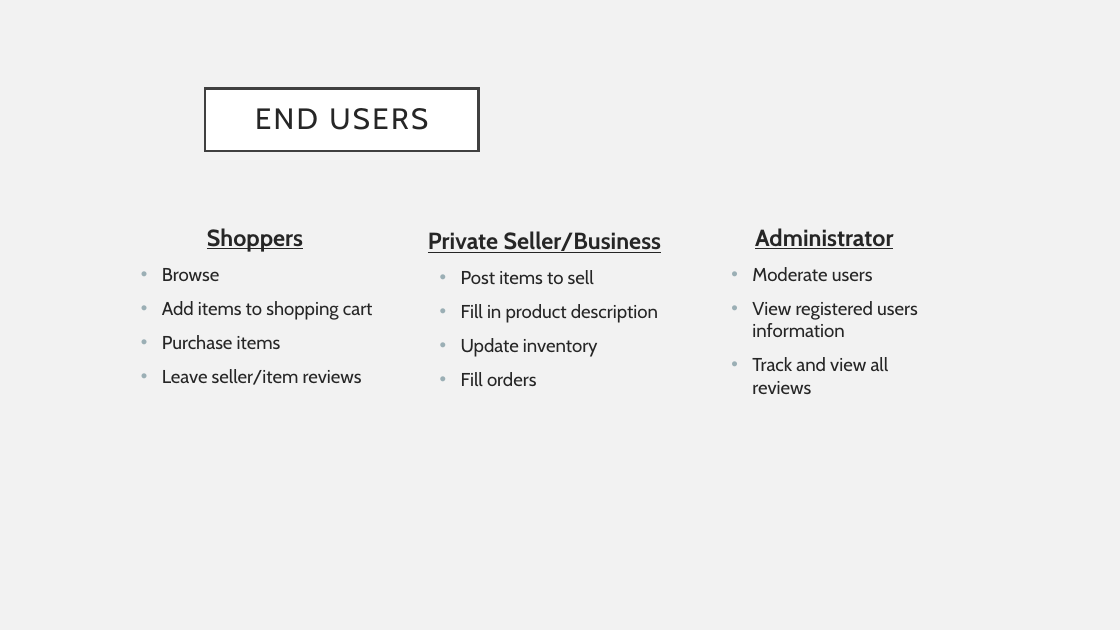
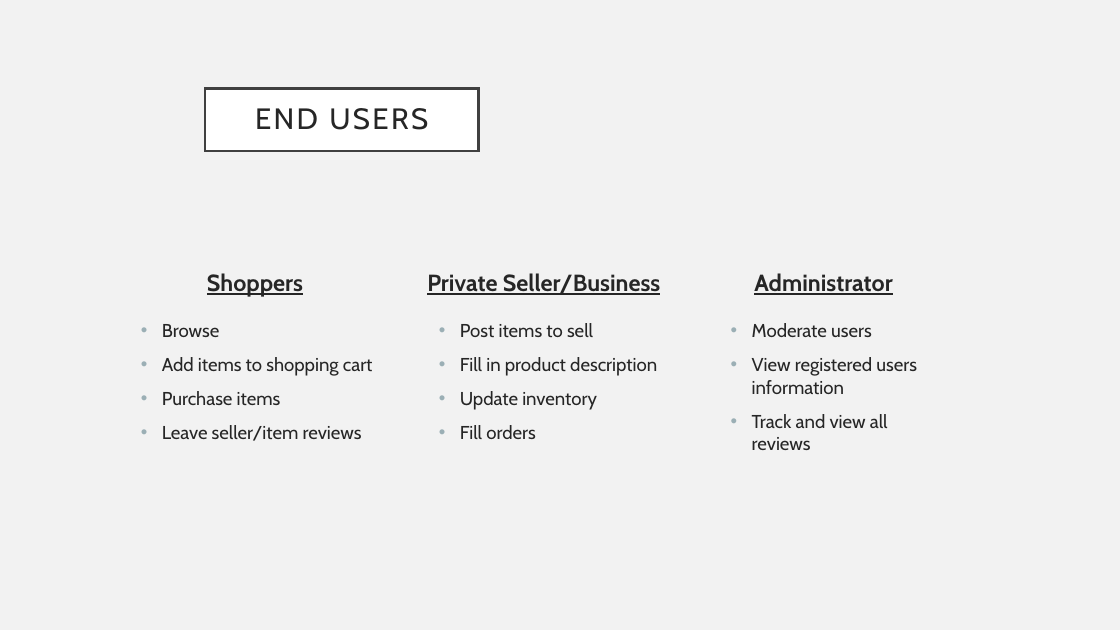
Before and after one commit to chocolatethunder/Big-Buy-Store, a slide deck: slide 3 of 471 presentation.pptx. Drawn at 1120x630 pixels with LibreOffice and Linux fonts; fonts in the diff are those of the drawing. Boxes give left, top, right and bottom in pixels: in the first picture for what was removed or moved away, otherwise in the second. Text is boxed around its words. In the diff, an @@ line names an element or a change of style, - is before the commit and + after.

```diff
--- a/471 presentation.pptx
+++ b/471 presentation.pptx
@@ text "Shoppers": place and size @@
-text "Shoppers" at <box>162,228,373,385</box>
+text "Shoppers" at <box>162,273,373,441</box>
@@ text "Private Seller/Business": place and size @@
-text "Private Seller/Business" at <box>428,231,661,386</box>
+text "Private Seller/Business" at <box>427,273,660,439</box>
@@ text "Administrator": place and size @@
-text "Administrator" at <box>752,228,918,394</box>
+text "Administrator" at <box>752,273,917,450</box>
@@ text at <box>162,273,303,337</box>: line spacing 1 to 1.5 @@
@@ text at <box>427,273,660,337</box>: line spacing 1 to 1.5 @@
@@ text at <box>752,273,892,337</box>: line spacing 1 to 1.5 @@
```
Also in this commit, not shown: 2 other slides changed, 1 slide added.
